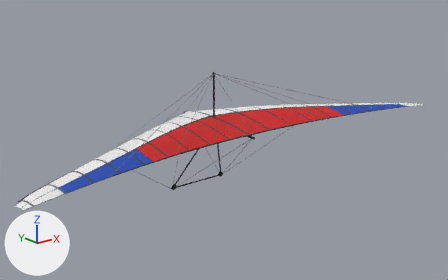
An edit to the Blender file assets/source/glider_laminar.blend, drawn before and after from the same camera.
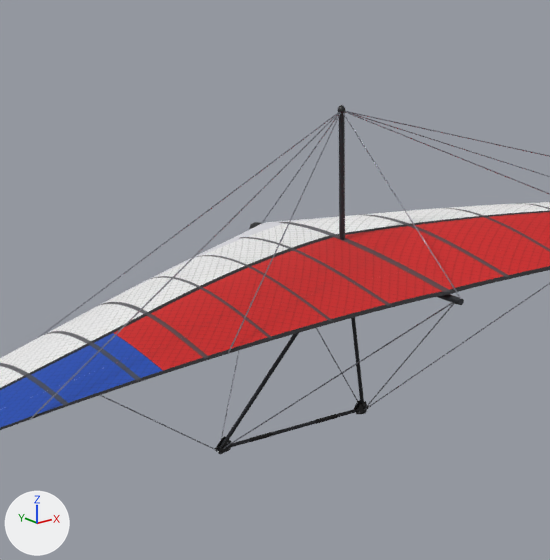
The first picture shows the older version from a camera (50 mm lens) standing at (-8.16, -10.3, 3.86) and looking at (-0.03, -0.14, -0.2). The close-ups show the older and then the newer version on the part from 22% to 64% of the width and 13% to 81% of the height of that picture. Only the edits that show in the close-ups are written down. The axes (+X, +Y, +Z) are drawn at lower left. The lights are the same throughout.

The first close-up shows 'ControlFrame', 'Frame', 'Sail'.
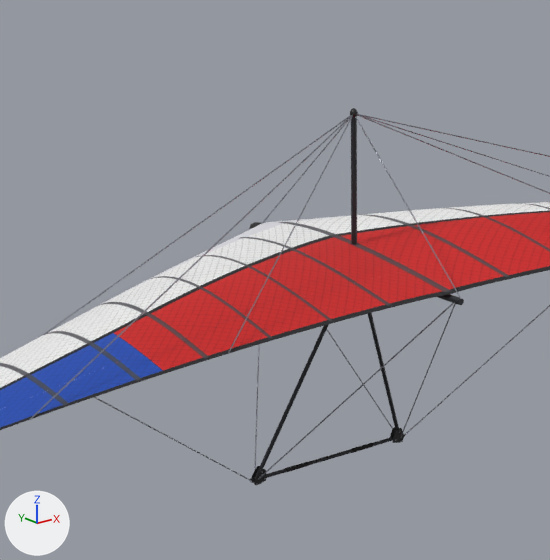
The newer file is also turned or shifted as a whole; pictures and numbers use the older file's frame.

Location of each change, (x1, y1, x2, y2) in pixels of the close-ups (550 x 560 px; the box of a moved part takes in the faces that stretch with it):
'Frame', reshaped (mostly hidden)
    before: (30, 105, 550, 420)
    after: (30, 108, 550, 420)
'ControlFrame', reshaped
    before: (100, 283, 550, 454)
    after: (94, 303, 550, 485)
part 1 of me_frame, moved or reshaped
    before: (339, 114, 345, 240)
    after: (351, 117, 357, 245)
part 2 of me_frame, moved or reshaped
    before: (338, 105, 345, 114)
    after: (350, 108, 358, 117)
part 3 of me_frame, moved or reshaped (mostly hidden)
    before: (40, 111, 550, 409)
    after: (41, 114, 550, 409)

The change, as a list of edits to the scene's bpy script:
```text
Change me_frame:
    where me_frame.from_pydata(...)  # 1342 vertices, 1098 faces; spans x -5.05..5.05, y -1.53..1.44, z -0.01..1.25
    used by ob_frame; location = (0.0, 0.0, 0.0)
    me_frame part 1: the loose piece of 16 vertices spanning x -0.02..0.02, y 0.23..0.27, z 0.06..1.21 is moved by (0.0, -0.15, 0.0)
    me_frame part 2: the loose piece of 48 vertices spanning x -0.03..0.03, y 0.22..0.28, z 1.17..1.25 is moved by (0.0, -0.15, 0.0)
    me_frame part 3: all 48 vertices in x 0.0, y 0.25, z 1.21 are moved by (0.0, -0.15, 0.0)
Change me_controlframe:
    used by ob_controlframe; location = (0.0, 0.0, 0.0)
    remove me_controlframe.from_pydata(...)  # 3226 vertices, 1486 faces; spans x -2.99..2.99, y -1.06..1.29, z -1.54..0.09
    add me_controlframe.from_pydata(...)  # 3226 vertices, 1486 faces; spans x -2.99..2.99, y -1.06..1.29, z -1.64..0.09
    me_controlframe part 4: 3034 of 3226 vertices moved; they spanned x -0.79..0.79, y -0.05..0.94, z -1.54..0.09 and now span x -0.79..0.79, y 0.04..0.47, z -1.64..0.09; mean shift (0.0, -0.34, -0.08); largest move (-0.71, 0.9, -1.54) -> (-0.71, 0.41, -1.64)
    other edits to the shape of me_controlframe do not show in these pictures
```
